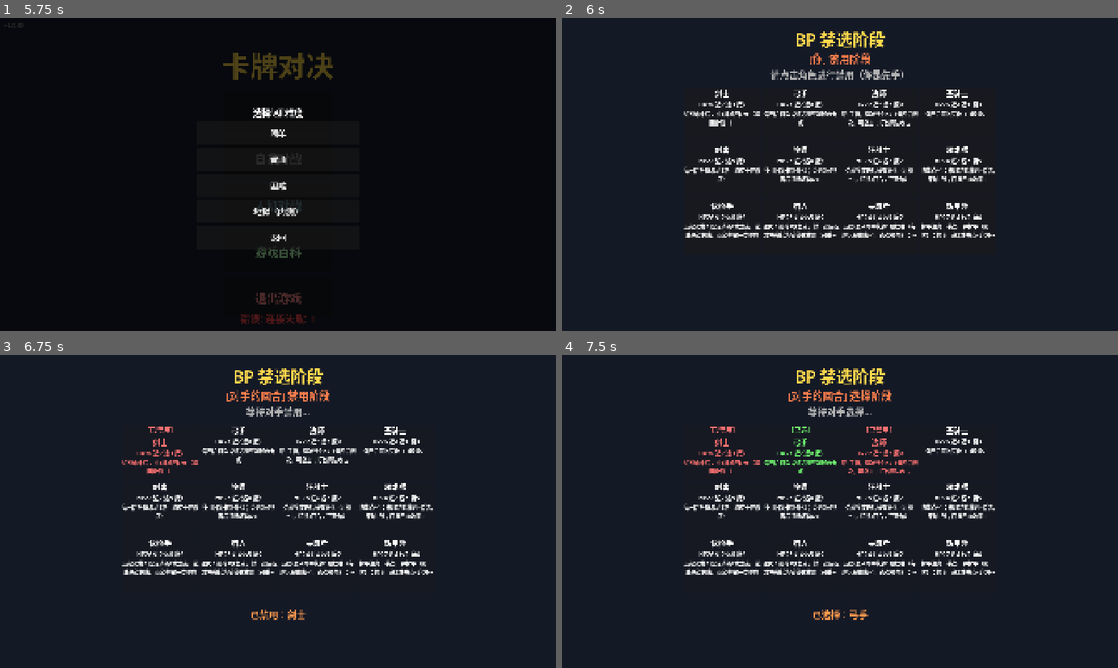
Above: before the commit, frames 1-4 (two rows, left to right).
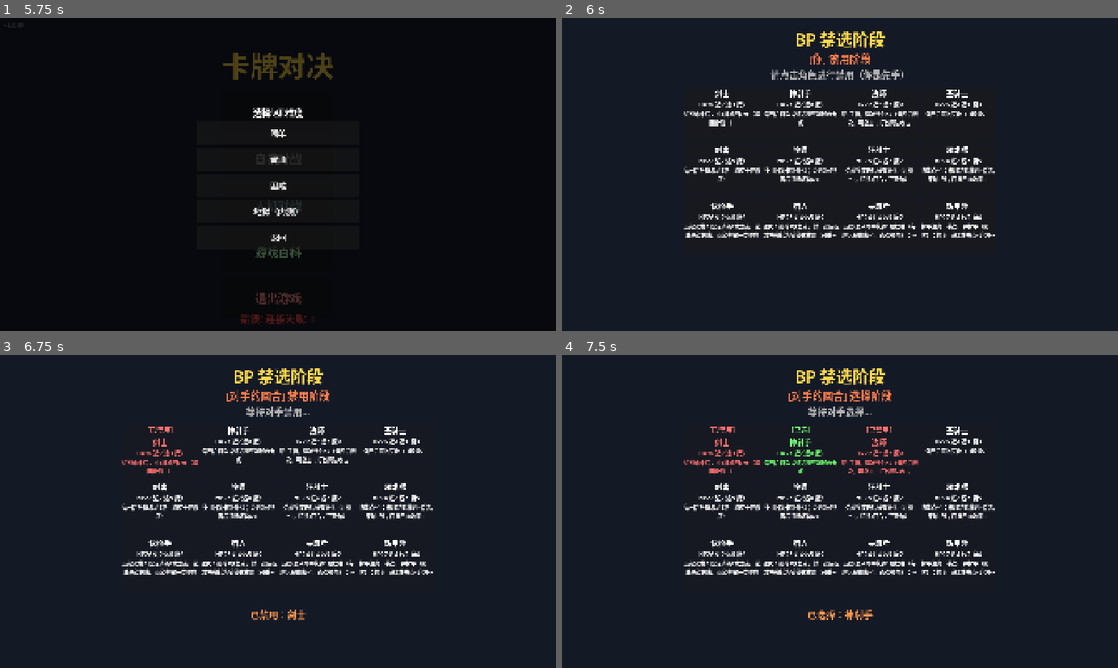
Above: after the commit, the same moments.

Repository: 41hu/card_duel
Game: Godot game, scene res://scenes/main_menu.tscn
The game is run twice, just before and just after one commit, with the same random seed, the same clock (stepped at 60 frames per second) and the same inputs.
Inputs (mouse positions are in pixels of both pictures, inside the frame that each line leads up to):
- Up to frame 1 (5.75 s): click "多人对战" at 0.5 s; click "自我对战" at 1.25 s; click (227, 174) at 2.02 s; type "12" at 2.1 s; click "加入" at 2.75 s; click "返回" at 3.5 s; click "人机对战" at 4.25 s; click "游戏百科" at 5 s
- Up to frame 2 (6 s): click "简单" at 5.75 s
- Up to frame 3 (6.75 s): click (161, 452) at 6.5 s
- Up to frame 4 (7.5 s): click (801, 452) at 7.25 s

Frame 1 is identical in both runs. In frame 2, less than 0.1% of the frame differs, in the area x 41-45%, y 22-26%; in frame 3, less than 0.1%; in frame 4, 0.3%, in the area x 41-56%, y 26-85%.

Commit message:
balance: 弓手改名神射手
- 显示名 弓手→神射手(4处: character_data/GAME_RULES/README/WORKFLOW)
- 内部id archer 保持不变, 待主维护者同步

Diff:
--- a/scripts/data/character_data.gd
+++ b/scripts/data/character_data.gd
@@ -3,7 +3,7 @@
 
 const CHARACTER_DB = {
 	"swordsman":   {name="剑士",   hp=28, near=7, range=3, magic=2, skill="swordsman",   skill_desc="近战命中后：抽1牌或回2HP（每回合限一）"},
-	"archer":      {name="弓手",   hp=24, near=2, range=8, magic=2, skill="archer",      skill_desc="每回合首次普通远程不消耗攻击点"},
+	"archer":      {name="神射手", hp=24, near=2, range=8, magic=2, skill="archer",      skill_desc="每回合首次普通远程不消耗攻击点"},
 	"mage":        {name="法师",   hp=22, near=2, range=2, magic=8, skill="mage",         skill_desc="弃1手牌，魔法强化+2（每回合限一次，可叠加；打出魔法攻击后清除）"},
 	"paladin":     {name="圣骑士", hp=26, near=4, range=1, magic=3, skill="paladin",      skill_desc="每回合首次受伤-2（最低0）"},
 	"assassin":    {name="刺客",   hp=22, near=7, range=5, magic=1, skill="assassin",     skill_desc="每回合免费移动1格（独立于位移点）"},
Not shown, changed: GAME_RULES.md
Not shown, changed: README.md
Not shown, changed: WORKFLOW.md
